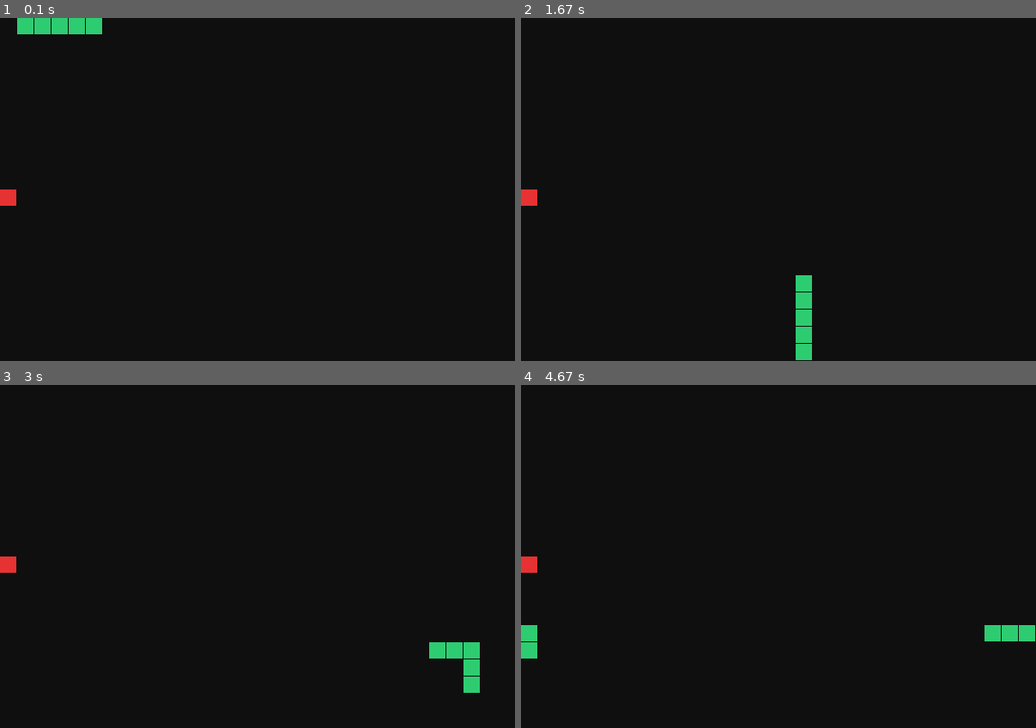
Above: before the commit, frames 1-4 (two rows, left to right).
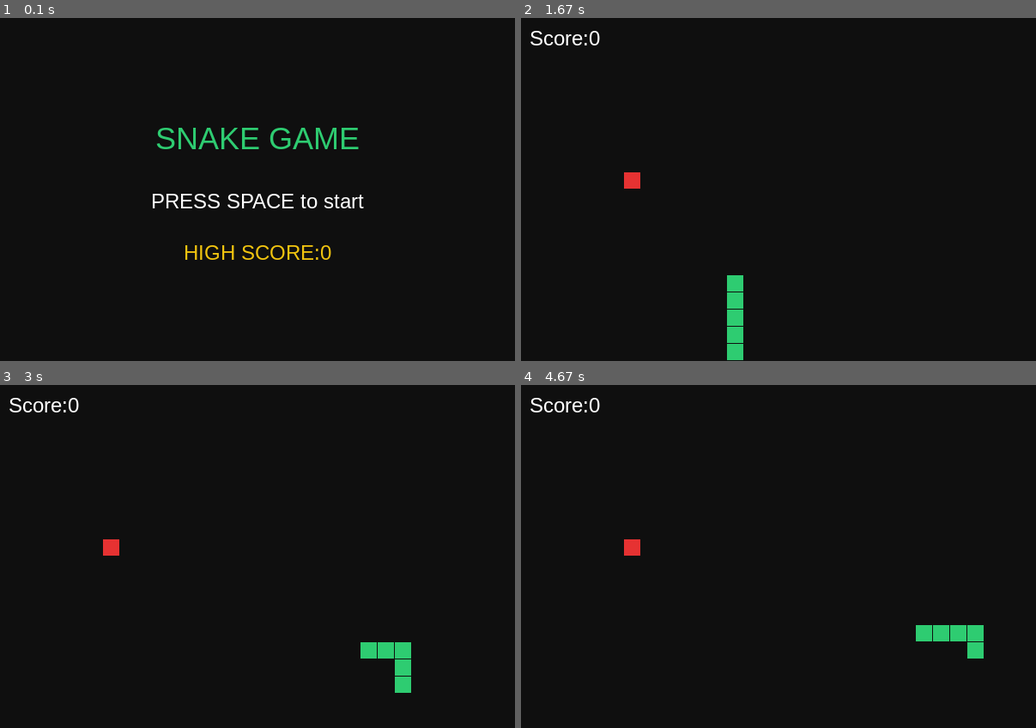
Above: after the commit, the same moments.

Repository: NaritaRadu/Snake-Game
Game: pygame game, started from Snake-using-PyGame/main.py
Two runs of this game, one before a commit and one after it. Both use one fixed random seed, a clock stepped at 60 frames per second and the inputs below.
Inputs:
- Up to frame 1 (0.1 s): no input
- Up to frame 2 (1.67 s): tap Space at 0.33, 0.73, 1.23 s; hold Right 0.67-1.13 s; hold Up 1.17-1.63 s
- Up to frame 3 (3 s): hold Right 1.67-2.13 s; tap Space at 1.73, 2.23, 2.53, 2.8 s; hold Left 2.17-2.7 s; hold Down from 2.73 s (still down)
- Up to frame 4 (4.67 s): release Down at 3.03 s; hold Left 3.07-3.47 s; tap Space at 3.13, 3.57, 3.97, 4.27, 4.63 s; hold Up 3.5-3.87 s; hold Right 3.9-4.53 s; hold Down from 4.57 s (still down)

The runs differ from the first frame. In frame 1, 3.0% of the frame differs, in the area x 0-71%, y 0-71%; in frame 2, 2.0%; in frame 3, 2.0%; in frame 4, 2.0%.

Commit message:
Added Menu, Sound Efects and Saving High Score

Diff:
--- a/Snake-using-PyGame/main.py
+++ b/Snake-using-PyGame/main.py
@@ -1,6 +1,8 @@
 import random
 import pygame
 import sys
+import json
+import os
 
 class Snake:
     def __init__(self, init_body, init_direction):
@@ -32,20 +34,59 @@
     DIR_LEFT = (-1, 0)
     DIR_RIGHT = (1, 0)
 
-    CELL_SIZE = 20  # Dimensiunea unui pătrat în pixeli
+    CELL_SIZE = 20
+    SCORE_FILE="highscore.json"
+
+    STATE_MENU=0
+    STATE_PLAYING=1
+    STATE_GAMEOVER=2
 
     def __init__(self, width=30, height=20):
         self.width = width
         self.height = height
 
         pygame.init()
+        pygame.mixer.init()
         self.screen = pygame.display.set_mode((self.width * self.CELL_SIZE, self.height * self.CELL_SIZE))
-        pygame.display.set_caption("Snake Game")
+        pygame.display.set_caption("Snake Game-Enhanced")
         self.clock = pygame.time.Clock()
-
-        init_body = [(0, 0), (1, 0), (2, 0), (3, 0), (4, 0)]
-        self.snake = Snake(init_body, self.DIR_RIGHT)
+        self.font=pygame.font.SysFont("arial",24)
+        self.large_font=pygame.font.SysFont("arial",36)
+        self.state=self.STATE_MENU
+        self.high_score=self._load_high_score()
+        self.score=0
+
+        self._init_sounds()
+        self.reset_game()
+
+    def _init_sounds(self):
+        try:
+            self.eat_sound=pygame.mixer.Sound(buffer=bytes([128+int(127 *(i % 10 < 5)) for i in range(1000)]))
+            self.gameover_sound=pygame.mixer.Sound(buffer=bytes([128+int(127 *(i % 30 < 15)) for i in range(3000)]))
+        except Exception:
+            self.eat_sound=None
+            self.gameover_sound=None
+
+    def _load_high_score(self):
+        if os.path.exists(self.SCORE_FILE):
+            try:
+                with open(self.SCORE_FILE,"r")as f:
+                    data=json.load(f)
+                    return data.get("high_score",0)
+            except (json.JSONDecodeError,IOError):
+                return 0
+        return 0
+
+    def _save_high_score(self):
+        with open(self.SCORE_FILE,"w") as f:
+            json.dump({"high_score":self.high_score},f)
+
+    def reset_game(self):
+        init_body=[(0,0),(1,0),(2,0),(3,0),(4,0)]
+        self.snake=Snake(init_body,self.DIR_RIGHT)
+        self.score=0
         self._regenerate_apple()
+
 
     def _regenerate_apple(self):
         snake_set = set(self.snake.body)
@@ -58,11 +99,21 @@
     def run(self):
         running = True
         while running:
-            # 1. Handling Input
-            for event in pygame.event.get():
-                if event.type == pygame.QUIT:
-                    running = False
-                elif event.type == pygame.KEYDOWN:
+            self._handle_events()
+            self._update()
+            self._draw()
+            self.clock.tick(10)
+    def _handle_events(self):
+        for event in pygame.event.get():
+            if event.type == pygame.QUIT:
+                pygame.quit()
+                sys.exit()
+            if event.type == pygame.KEYDOWN:
+                if self.state == self.STATE_MENU:
+                    if event.key==pygame.K_SPACE:
+                        self.reset_game()
+                        self.state=self.STATE_PLAYING
+                elif self.state==self.STATE_PLAYING:
                     if event.key == pygame.K_UP and self.snake.direction != self.DIR_DOWN:
                         self.snake.set_direction(self.DIR_UP)
                     elif event.key == pygame.K_DOWN and self.snake.direction != self.DIR_UP:
@@ -71,41 +122,79 @@
                         self.snake.set_direction(self.DIR_LEFT)
                     elif event.key == pygame.K_RIGHT and self.snake.direction != self.DIR_LEFT:
                         self.snake.set_direction(self.DIR_RIGHT)
-
-            # 2. Game Logic Update
-            head_x, head_y = self.snake.head()
-            dir_x, dir_y = self.snake.direction
-            next_pos = ((head_x + dir_x) % self.width, (head_y + dir_y) % self.height)
-
-            if next_pos in self.snake.body:
-                print("Game Over!")
-                running = False
-                continue
-
-            if next_pos == self.current_apple.location:
-                self.snake.extend_body(next_pos)
-                self._regenerate_apple()
-            else:
-                self.snake.take_step(next_pos)
-
-            # 3. Render Graphics
-            self.screen.fill((15, 15, 15))  # Fundal închis
-
-            # Desenează marul
+                elif self.state==self.STATE_GAMEOVER:
+                    if event.key==pygame.K_SPACE:
+                        self.reset_game()
+                        self.state=self.STATE_PLAYING
+                    elif event.key==pygame.K_ESCAPE:
+                        self.state=self.STATE_MENU
+    def _update(self):
+        if self.state!=self.STATE_PLAYING:
+            return
+
+
+        head_x, head_y = self.snake.head()
+        dir_x, dir_y = self.snake.direction
+        next_pos = ((head_x + dir_x) % self.width, (head_y + dir_y) % self.height)
+
+        if next_pos in self.snake.body:
+            if self.gameover_sound:
+                self.gameover_sound.play()
+
+            if self.score> self.high_score:
+                self.high_score=self.score
+                self._save_high_score()
+            self.state=self.STATE_GAMEOVER
+            return
+
+        if next_pos == self.current_apple.location:
+            self.snake.extend_body(next_pos)
+            self.score+=10
+            if self.eat_sound:
+                self.eat_sound.play()
+            self._regenerate_apple()
+        else:
+            self.snake.take_step(next_pos)
+
+    def _draw(self):
+        self.screen.fill((15, 15, 15))
+
+        if self.state==self.STATE_MENU:
+            title=self.large_font.render("SNAKE GAME",True,(46,204,113))
+            start_txt=self.font.render("PRESS SPACE to start",True,(255,255,255))
+            hs_txt=self.font.render(f"HIGH SCORE:{self.high_score}",True,(241,196,15))
+            self.screen.blit(title,(self.width*self.CELL_SIZE // 2 -title.get_width() // 2, 120))
+            self.screen.blit(start_txt, (self.width * self.CELL_SIZE // 2 - start_txt.get_width() // 2, 200))
+            self.screen.blit(hs_txt, (self.width * self.CELL_SIZE // 2 - hs_txt.get_width() // 2, 260))
+
+        elif self.state==self.STATE_PLAYING:
+
             ax, ay = self.current_apple.location
             pygame.draw.rect(self.screen, (230, 50, 50),
                              (ax * self.CELL_SIZE, ay * self.CELL_SIZE, self.CELL_SIZE - 1, self.CELL_SIZE - 1))
 
-            # Desenează șarpele
+
             for x, y in self.snake.body:
                 pygame.draw.rect(self.screen, (46, 204, 113),
                                  (x * self.CELL_SIZE, y * self.CELL_SIZE, self.CELL_SIZE - 1, self.CELL_SIZE - 1))
 
-            pygame.display.flip()
-            self.clock.tick(10)  # Viteza jocului (10 FPS)
-
-        pygame.quit()
-        sys.exit()
+            score_txt=self.font.render(f"Score:{self.score}",True,(255,255,255))
+            self.screen.blit(score_txt,(10,10))
+        elif self.state==self.STATE_GAMEOVER:
+            go_title=self.large_font.render("GAME OVER",True,(231,76,60))
+            final_score=self.font.render(f"SCORE OBTAINED:{self.score}",True,(255,255,255))
+            hs_txt=self.font.render(f"BEST SCORE:{self.high_score}",True,(241,196,15))
+            restart_txt=self.font.render("PRESS SPACE for RESTART \nESC for MENU",True,(150,150,150))
+
+            self.screen.blit(go_title, (self.width * self.CELL_SIZE // 2 - go_title.get_width() // 2, 100))
+            self.screen.blit(final_score, (self.width * self.CELL_SIZE // 2 - final_score.get_width() // 2, 170))
+            self.screen.blit(hs_txt, (self.width * self.CELL_SIZE // 2 - hs_txt.get_width() // 2, 210))
+            self.screen.blit(restart_txt, (self.width * self.CELL_SIZE // 2 - restart_txt.get_width() // 2, 280))
+
+        pygame.display.flip()
+
+
+
 
 if __name__ == "__main__":
     game = PygameSnakeGame(30, 20)
Not shown, changed: .gitignore
